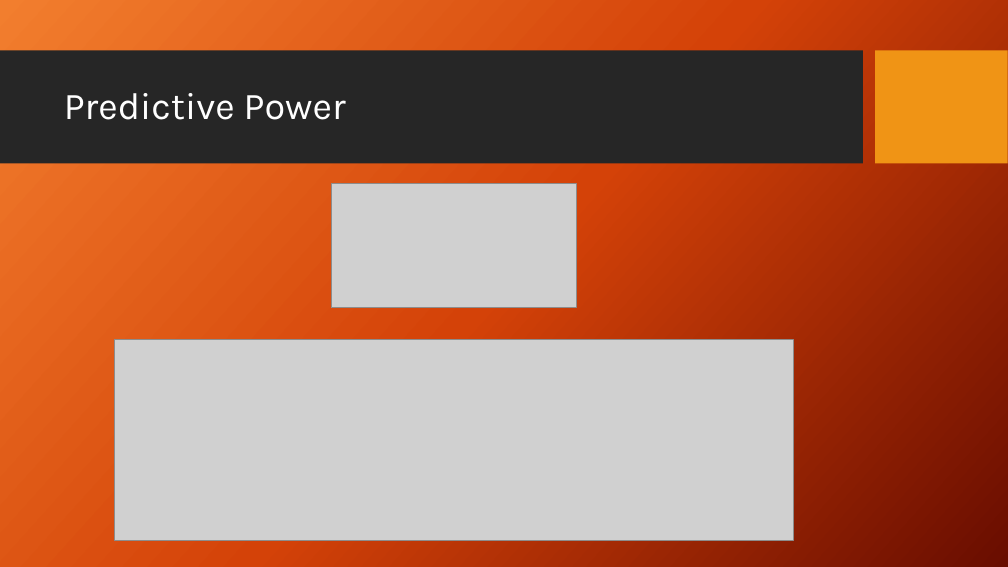
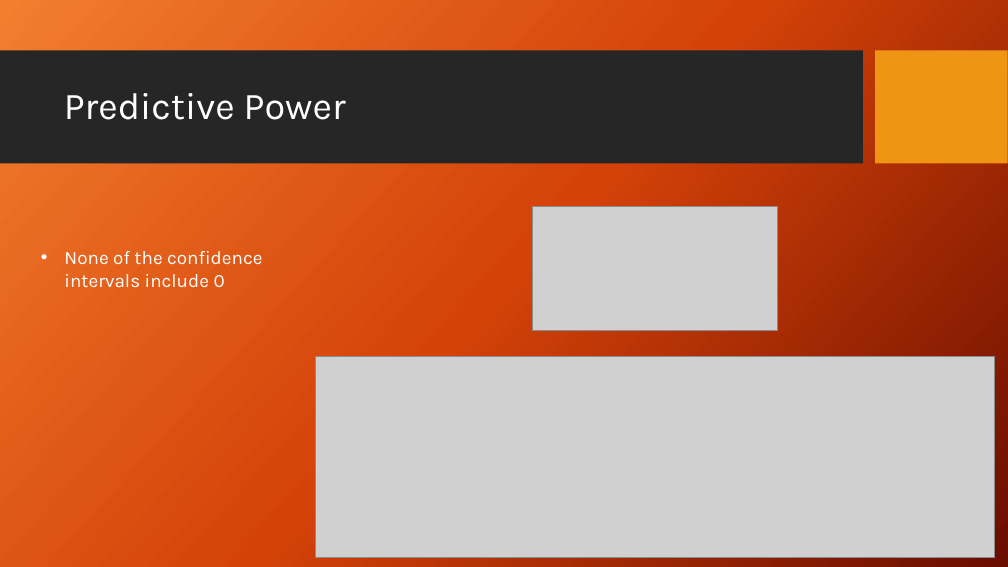
Before and after one commit to AGDeighan/STA585-Final_Project, a slide deck: slide 12 of Presentation.pptx. Drawn at 1008x567 pixels with LibreOffice and Linux fonts; fonts in the diff are those of the drawing; grey boxes stand for pictures; background and template pictures are left out. Boxes give left, top, right and bottom in pixels: in the first picture for what was removed or moved away, otherwise in the second. Text is boxed around its words. In the diff, an @@ line names an element or a change of style, - is before the commit and + after.

Commit message:
prediction intervals

```diff
--- a/Presentation.pptx
+++ b/Presentation.pptx
@@ picture: place and size @@
-picture at (331, 184, 576, 309)
+picture at (532, 206, 777, 331)
@@ text added at (64, 251, 262, 288), 18 pt, text #FFFFFF @@
+• None of the confidence intervals include 0
@@ picture: place and size @@
-picture at (114, 340, 793, 541)
+picture at (315, 356, 994, 557)
```
Also in this commit, not shown: 3 slides added, 2 slides removed, 5 other files.
